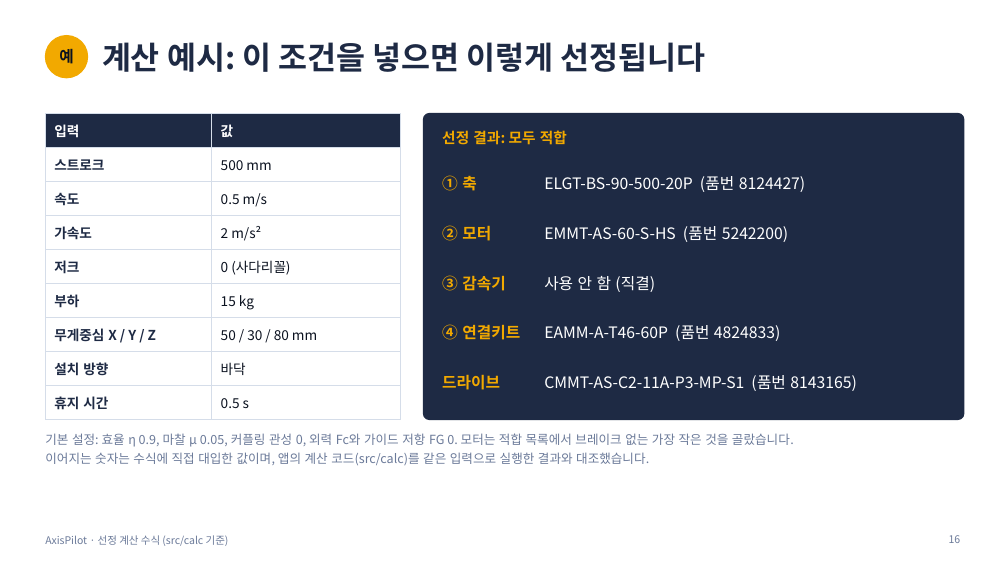
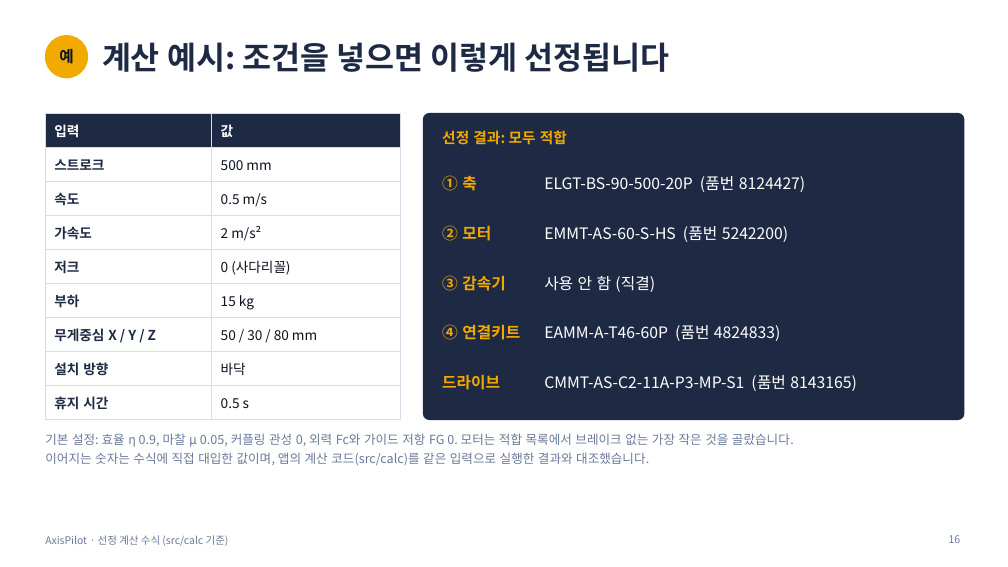
Before and after one commit to taeyoonkim0829/AxisPilot, a slide deck: slide 16 of docs/AxisPilot-선정수식.pptx. Drawn at 1008x567 pixels with LibreOffice and Linux fonts; fonts in the diff are those of the drawing. Boxes give left, top, right and bottom in pixels: in the first picture for what was removed or moved away, otherwise in the second. Text is boxed around its words. In the diff, an @@ line names an element or a change of style, - is before the commit and + after.

```diff
--- a/docs/AxisPilot-선정수식.pptx
+++ b/docs/AxisPilot-선정수식.pptx
@@ title at box(102, 42, 670, 72): text changed @@
-계산 예시: 이 조건을 넣으면 이렇게 선정됩니다
+계산 예시: 조건을 넣으면 이렇게 선정됩니다
```
Also in this commit, not shown: 9 other slides changed, 2 other files.
